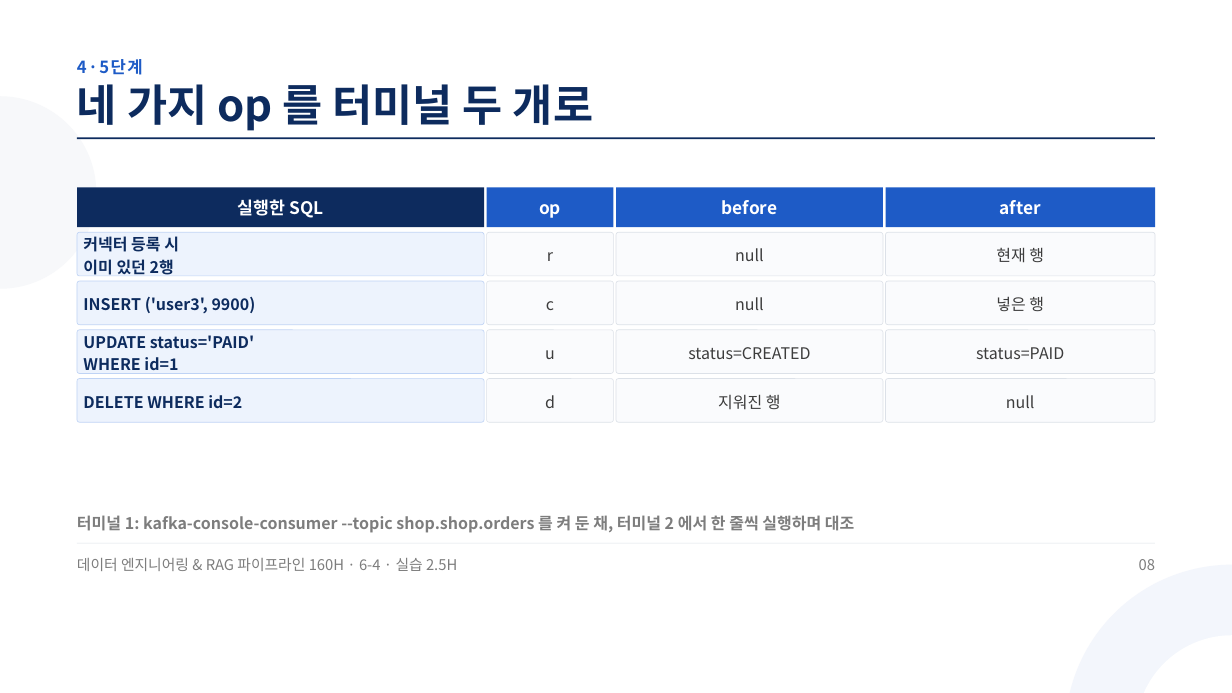
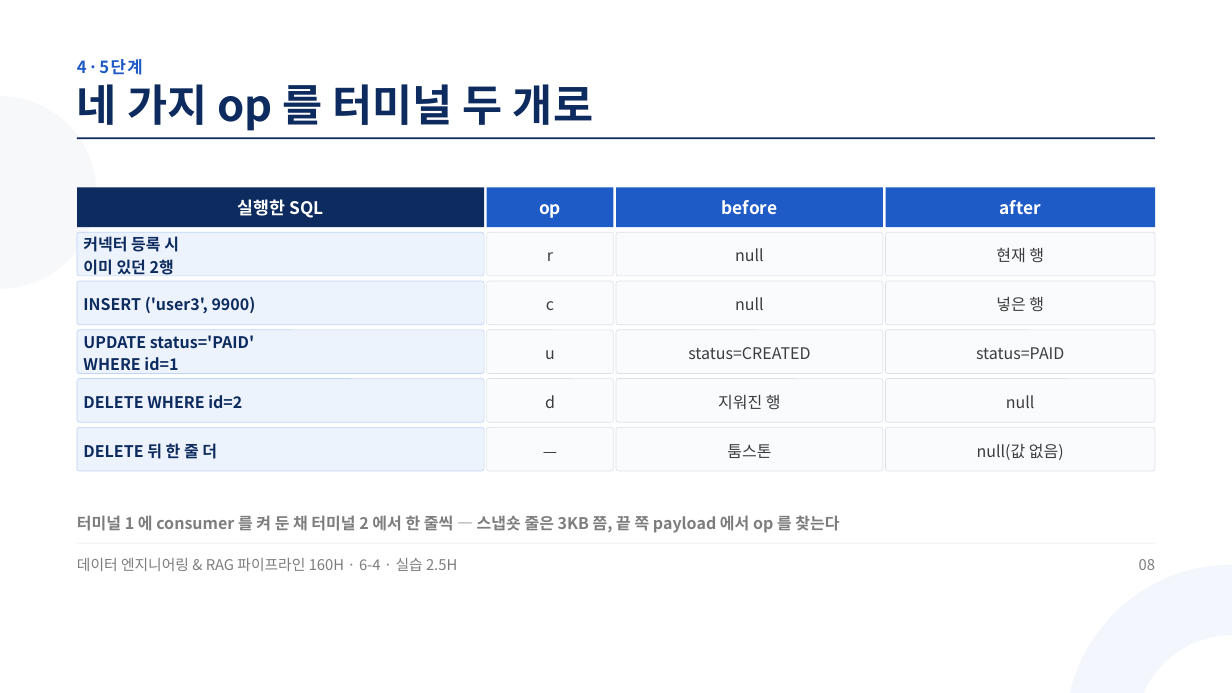
Before and after one commit to aebonlee/materials, a slide deck: slide 8 of data-eng/decks/w6d4s2.pptx. Drawn at 1232x693 pixels with LibreOffice and Linux fonts; fonts in the diff are those of the drawing. Boxes give left, top, right and bottom in pixels: in the first picture for what was removed or moved away, otherwise in the second. Text is boxed around its words. In the diff, an @@ line names an element or a change of style, - is before the commit and + after.

```diff
--- a/data-eng/decks/w6d4s2.pptx
+++ b/data-eng/decks/w6d4s2.pptx
@@ rounded rectangle added at <box>77,428,484,471</box>, fill #EDF3FD, outline #BFD3F5 0.75 pt @@
@@ text added at <box>83,443,217,459</box>, 18.8 pt, text #0D2B5E, bold @@
+DELETE 뒤 한 줄 더
@@ rounded rectangle added at <box>487,428,614,471</box>, fill #FAFBFD, outline #DCE1E8 0.75 pt @@
@@ text added at <box>493,428,607,471</box>, 18.8 pt, text #3D3D3D @@
+—
@@ rounded rectangle added at <box>616,428,883,471</box>, fill #FAFBFD, outline #DCE1E8 0.75 pt @@
@@ text added at <box>727,444,771,458</box>, 18.8 pt, text #3D3D3D @@
+툼스톤
@@ rounded rectangle added at <box>886,428,1156,471</box>, fill #FAFBFD, outline #DCE1E8 0.75 pt @@
@@ text added at <box>977,444,1064,460</box>, 18.8 pt, text #3D3D3D @@
+null(값 없음)
@@ text at <box>77,515,839,533</box>: text changed @@
-터미널 1: kafka-console-consumer --topic shop.shop.orders 를 켜 둔 채, 터미널 2 에서 한 줄씩 실행하며 대조
+터미널 1 에 consumer 를 켜 둔 채 터미널 2 에서 한 줄씩 — 스냅숏 줄은 3KB 쯤, 끝 쪽 payload 에서 op 를 찾는다
```
Also in this commit, not shown: 6 other slides changed, 2 slides added, 1 slide removed, 33 other files.
